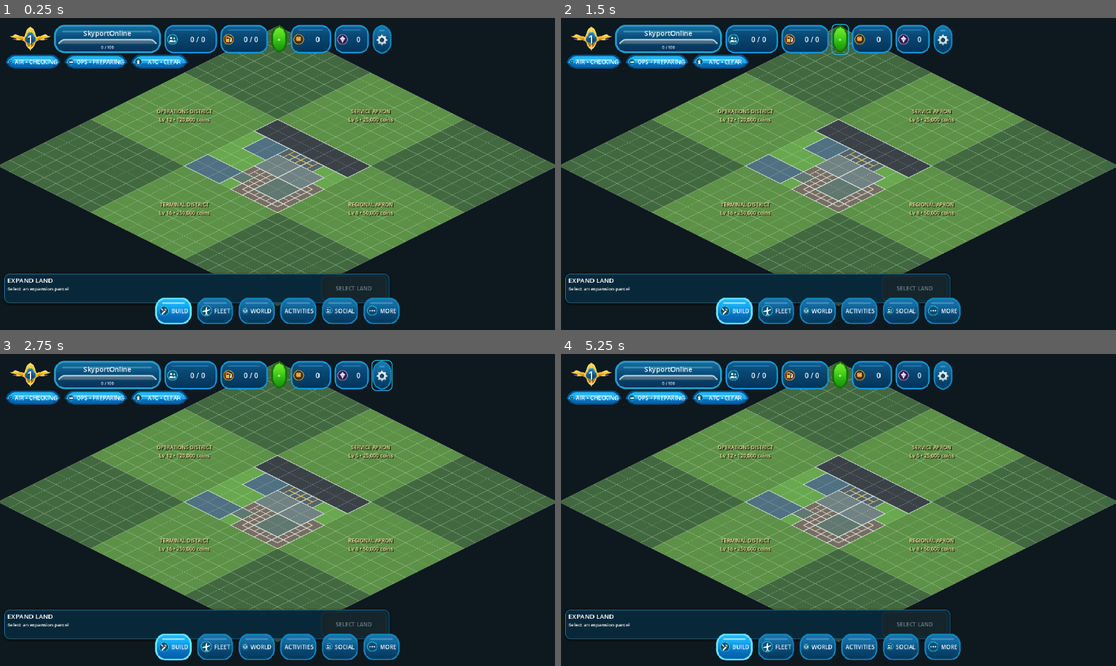
Above: before the commit, frames 1-4 (two rows, left to right).
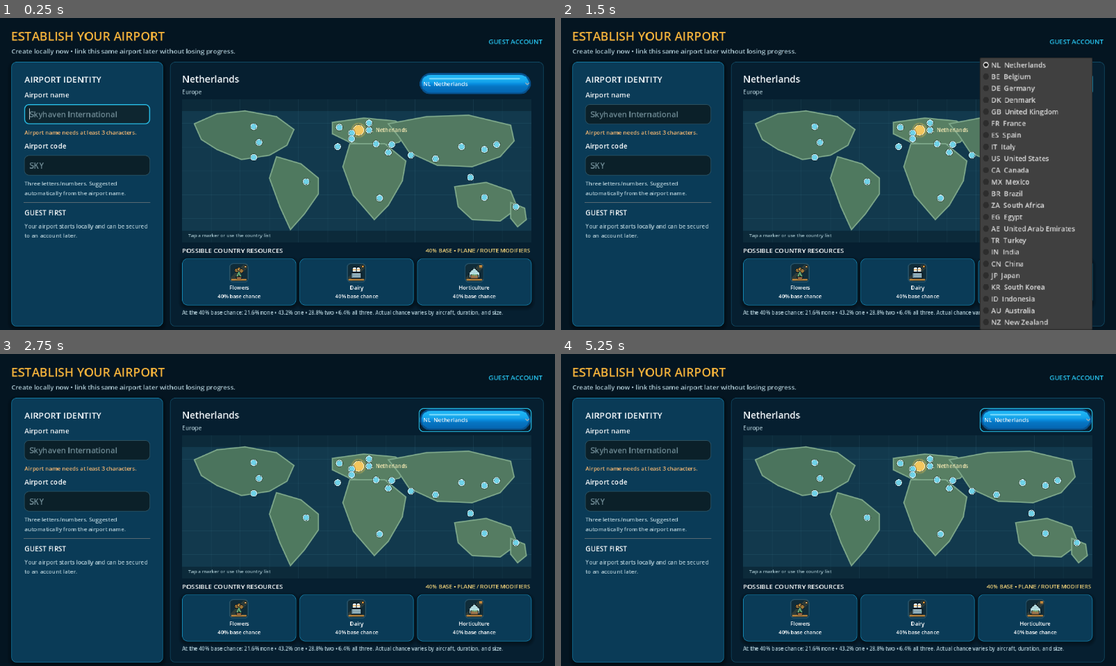
Above: after the commit, the same moments.

Repository: elroynbenjamins/SkyportOnline
Game: Godot game, scene res://src/main/Main.tscn
The game is run twice, just before and just after one commit, with the same random seed, the same clock (stepped at 60 frames per second) and the same inputs.
Inputs (mouse positions are in pixels of both pictures, inside the frame that each line leads up to):
- Up to frame 1 (0.25 s): no input
- Up to frame 2 (1.5 s): click (838, 39) at 0.5 s, where only the run before the commit has a clickable "+"; click (1038, 83) at 1.25 s, where only the run after the commit has a clickable "NL Netherlands"
- Up to frame 3 (2.75 s): click (382, 375) at 2.02 s
- Up to frame 4 (5.25 s): click (594, 397) at 2.75 s, where only the run before the commit has a clickable "AIR • CHECKING"; click (655, 397) at 3.5 s, where only the run before the commit has a clickable "OPS • PREPARING"; click (721, 397) at 4.25 s, where only the run before the commit has a clickable "ATC • CLEAR"; click (821, 428) at 5 s, where only the run before the commit has a clickable "✕"

The runs differ from the first frame. In frame 1, 80% of the frame differs, in the area x 0-100%, y 2-99%; in frame 2, 84%, in the area x 0-100%, y 1-100%; in frame 3, 80%; in frame 4, 80%.
Error before the commit: Parse Error: Could not resolve class "res://src/main/Main.gd". (res://src/main/ProgressionMain.gd:1)

Commit message:
Persist and repair starter airport tutorial

Diff:
--- a/src/main/Main.gd
+++ b/src/main/Main.gd
@@ -178,6 +178,12 @@
 		saved_layout.is_empty()
 		and saved_storage.is_empty()
 	)
+	var starter_tutorial_required := not bool(
+		current_profile.get(
+			"starter_tutorial_complete",
+			false
+		)
+	)
 	if new_builder_airport:
 		var starter := airport_grid.prepare_new_airport_builder_layout()
 		_persist_airport_layout()
@@ -212,7 +218,7 @@
 	_setup_service_upgrade_panel()
 	_setup_air_traffic_upgrade_panel()
 	_setup_runway_strategy_panel()
-	_setup_starter_tutorial(new_builder_airport)
+	_setup_starter_tutorial(starter_tutorial_required)
 	reward_rng.randomize()
 	_spawn_aircraft_demos()
 	_refresh_starter_tutorial()
@@ -260,6 +266,9 @@
 	if bool(snapshot.get("complete", false)):
 		if last_starter_tutorial_step != "__complete":
 			last_starter_tutorial_step = "__complete"
+			var updated := ProfileStore.set_starter_tutorial_complete(true)
+			if not updated.is_empty():
+				current_profile = updated
 			hud.set_operation_status(
 				"Airport basics complete • your first operating airfield is ready.",
 				"success"
--- a/src/profile/ProfileStore.gd
+++ b/src/profile/ProfileStore.gd
@@ -116,6 +116,8 @@
 	)
 	if stored_social_state is Dictionary:
 		social_state = stored_social_state.duplicate(true)
+
+	var legacy_tutorial_default := not airport_layout.is_empty()
 
 	return {
 		"version": int(config.get_value("profile", "version", PROFILE_VERSION)),
@@ -128,6 +130,13 @@
 		"airport_code": String(config.get_value("profile", "airport_code", "APT")),
 		"country_id": country_id,
 		"created_at_unix": int(config.get_value("profile", "created_at_unix", 0)),
+		"starter_tutorial_complete": bool(
+			config.get_value(
+				"profile",
+				"starter_tutorial_complete",
+				legacy_tutorial_default
+			)
+		),
 		"resource_inventory": inventory,
 		"passenger_balance": int(
 			config.get_value("profile", "passenger_balance", 20)
@@ -190,6 +199,7 @@
 		"airport_code": airport_code.strip_edges().to_upper(),
 		"country_id": country_id,
 		"created_at_unix": int(Time.get_unix_time_from_system()),
+		"starter_tutorial_complete": false,
 		"resource_inventory": {},
 		"passenger_balance": 20,
 		"fuel_balance": FuelRules.DEFAULT_STARTING_FUEL,
@@ -292,6 +302,19 @@
 	return profile
 
 
+static func set_starter_tutorial_complete(
+	complete: bool
+) -> Dictionary:
+	var profile := load_profile()
+	if profile.is_empty():
+		return {}
+
+	profile["starter_tutorial_complete"] = complete
+	if not _save_profile(profile):
+		return {}
+	return profile
+
+
 static func save_passenger_balance(value: int) -> Dictionary:
 	var profile := load_profile()
 	if profile.is_empty():
--- a/src/progression/StarterAirportTutorial.gd
+++ b/src/progression/StarterAirportTutorial.gd
@@ -119,6 +119,7 @@
 		"target": "",
 		"reward": 1000
 	}
+]
 
 
 var airport_grid
@@ -310,9 +311,10 @@
 	if fuel.is_empty() or ground_ops.is_empty():
 		return false
 
-	for station in [fuel, ground_ops]:
+	for station_variant in [fuel, ground_ops]:
+		var station: Dictionary = station_variant
 		var route: PackedVector2Array = airport_grid.get_service_route(
-			int((station as Dictionary).get("uid", -1)),
+			int(station.get("uid", -1)),
 			stand_uid
 		)
 		if route.size() < 3:
